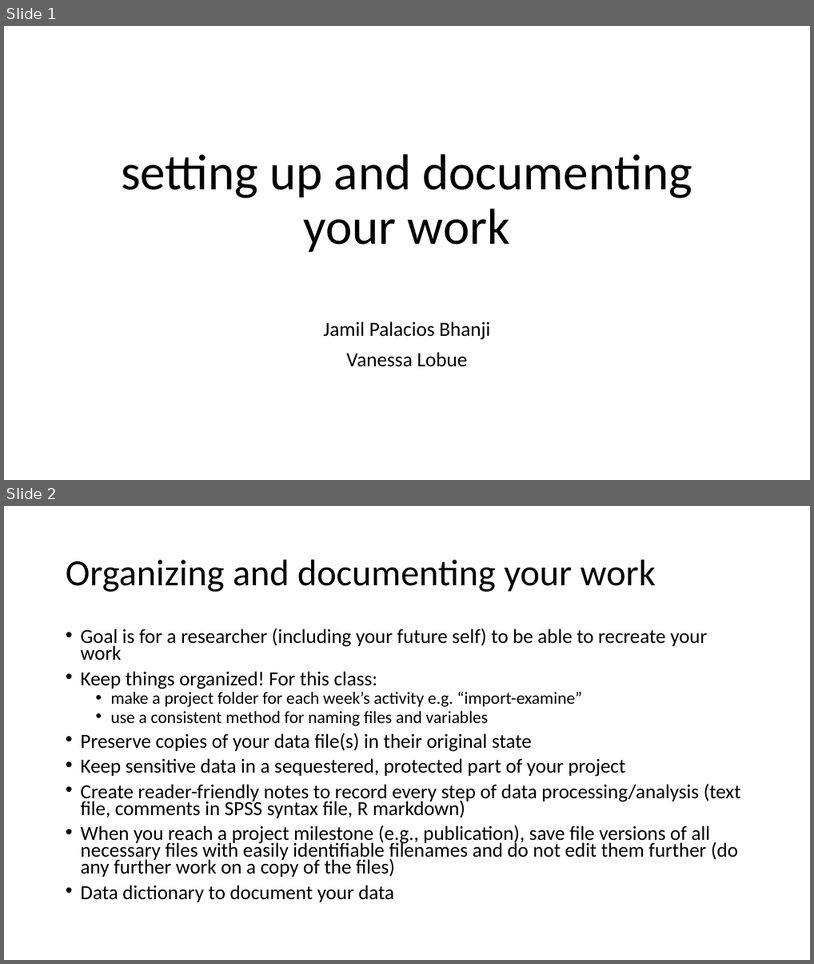
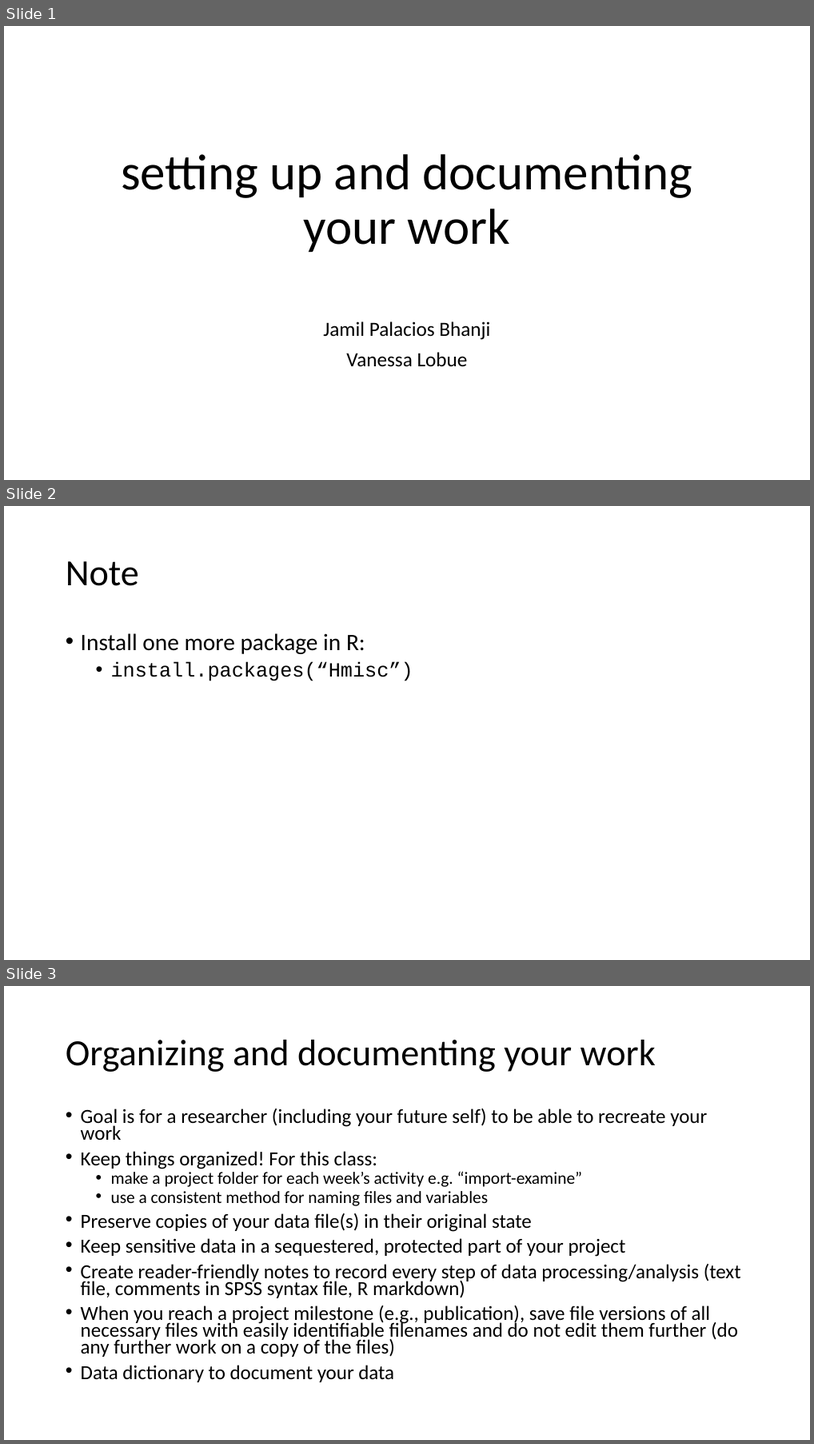
Before and after one commit to scream104/psych596, a slide deck: lecture-slides_upload/lab-activity/2-Documentation.pptx. Shown one above the other, each under a label of ours: slides 1 and 2 before the commit, slides 1, 2 and 3 after it. The pictures are 814x964 and 814x1444 pixels, drawn with LibreOffice and Linux fonts; fonts in the diff are those of the drawing. Boxes give left, top, right and bottom in pixels: in the first picture for what was removed or moved away, otherwise in the second. Text is boxed around its words. In the diff, an @@ line names an element or a change of style, - is before the commit and + after.

Commit message:
2024 update

```diff
--- a/lecture-slides_upload/lab-activity/2-Documentation.pptx
+++ b/lecture-slides_upload/lab-activity/2-Documentation.pptx
@@ slide 2 added at [4, 506, 810, 960], background #FFFFFF @@
@@ title added at [66, 561, 139, 586], 44 pt, text #000000 @@
+Note
@@ text added at [81, 633, 414, 681], 28 pt, text #000000 @@
+• Install one more package in R:
+  • install.packages(“Hmisc”)
@@ what was slide 2 is now slide 3 @@
```
